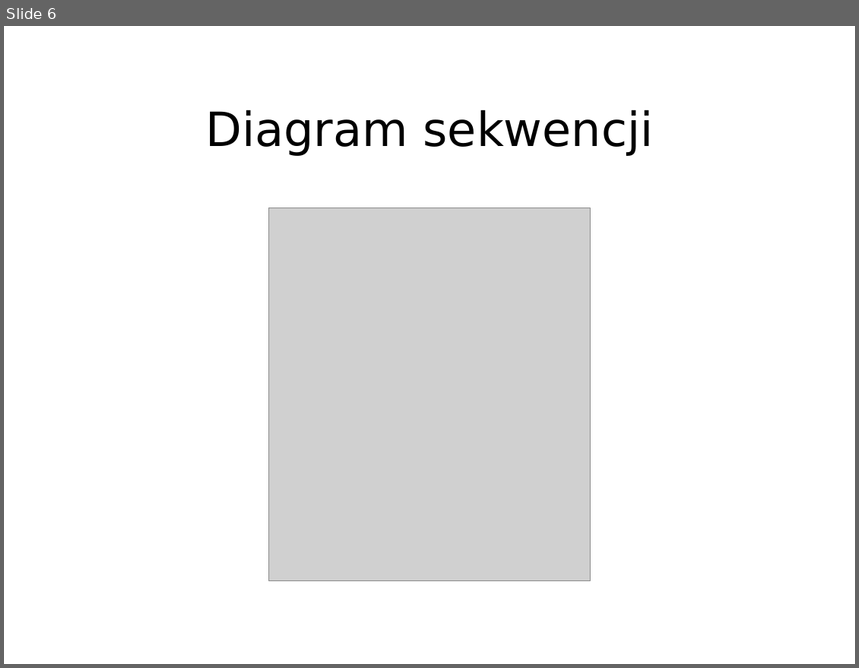
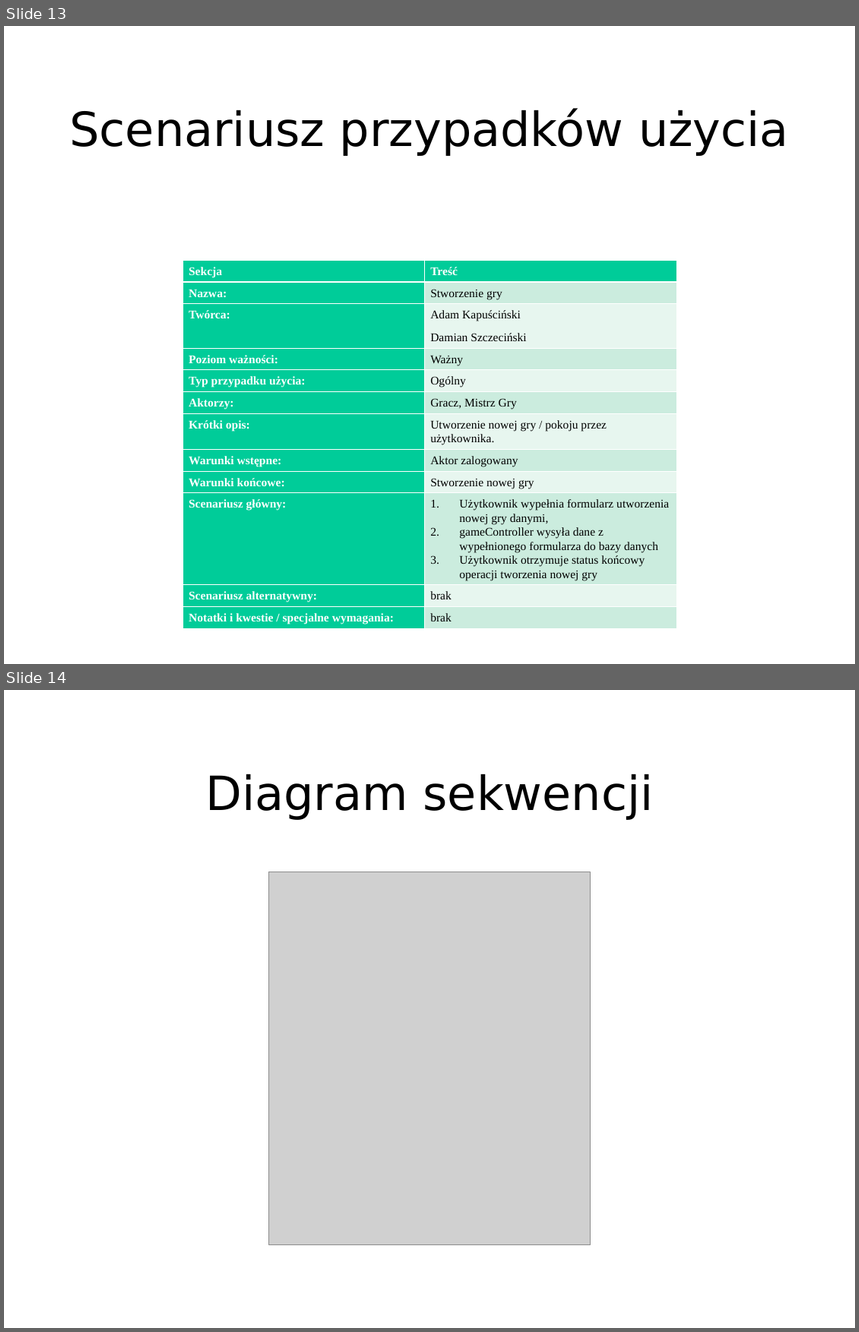
Before and after one commit to TheVivent-Politechnika-Lodzka/io_webrpg, a slide deck: IO_WebRPG.ppt. Shown one above the other, each under a label of ours: slide 6 before the commit, slides 13 and 14 after it. The pictures are 859x668 and 859x1332 pixels, drawn with LibreOffice and Linux fonts; fonts in the diff are those of the drawing; grey boxes stand for pictures. Boxes give left, top, right and bottom in pixels: in the first picture for what was removed or moved away, otherwise in the second. Text is boxed around its words. In the diff, an @@ line names an element or a change of style, - is before the commit and + after.

Commit message:
wydrukowanie diagramówi i dodanie ich do prezentacji wraz z scenariuszami

```diff
--- a/IO_WebRPG.ppt
+++ b/IO_WebRPG.ppt
@@ slide 13 added at box(4, 26, 855, 664), background #FFFFFF @@
@@ title added at box(69, 108, 789, 156), 44 pt, text #000000 @@
+Scenariusz przypadków użycia
@@ table added at box(183, 260, 677, 628), 12 rows, 2 columns @@
+Sekcja | Treść
+Nazwa: | Stworzenie gry
+Twórca: | Adam Kapuściński / Damian Szczeciński
+Poziom ważności: | Ważny
+Typ przypadku użycia: | Ogólny
+Aktorzy: | Gracz, Mistrz Gry
+Krótki opis: | Utworzenie nowej gry / pokoju przez użytkownika.
+Warunki wstępne: | Aktor zalogowany
+Warunki końcowe: | Stworzenie nowej gry
+Scenariusz główny: | Użytkownik wypełnia formularz utworzenia nowej gry danymi, / gameController wysyła dane z wypełnionego formularza do bazy danych / Użytkownik otrzymuje status końcowy operacji tworzenia nowej gry
+Scenariusz alternatywny: | brak
+Notatki i kwestie / specjalne wymagania: | brak
@@ what was slide 6 is now slide 14 @@
```
Also in this commit, not shown: 8 other slides added, 4 other files.
